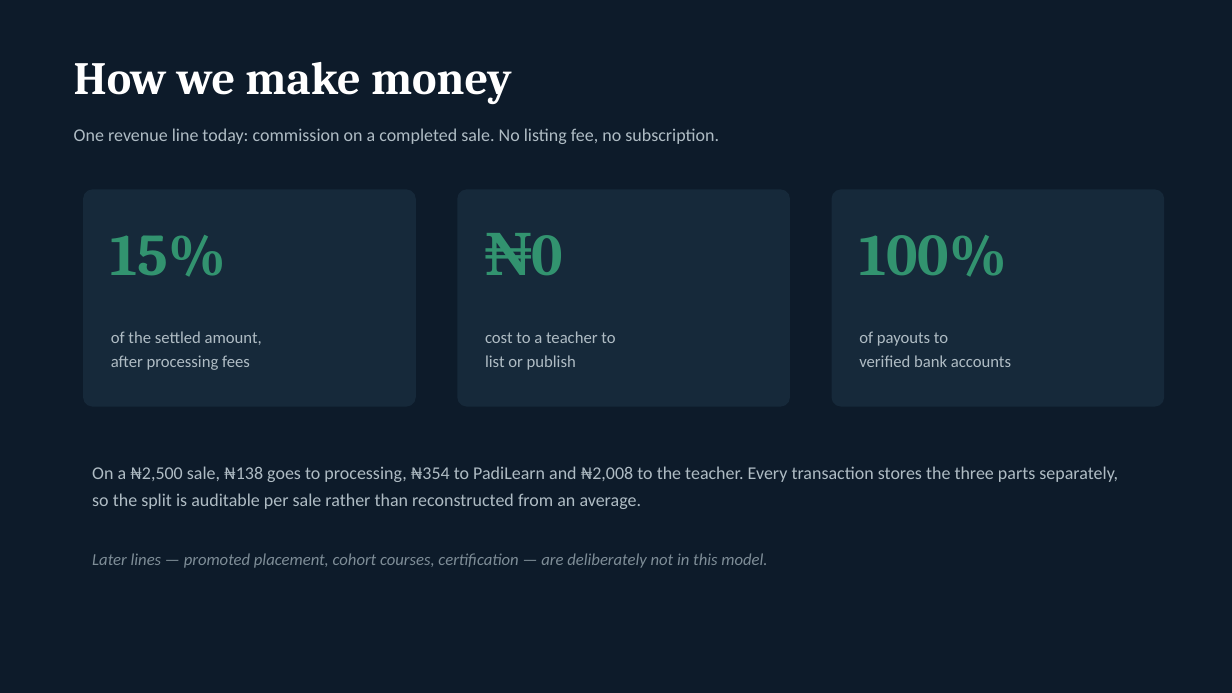
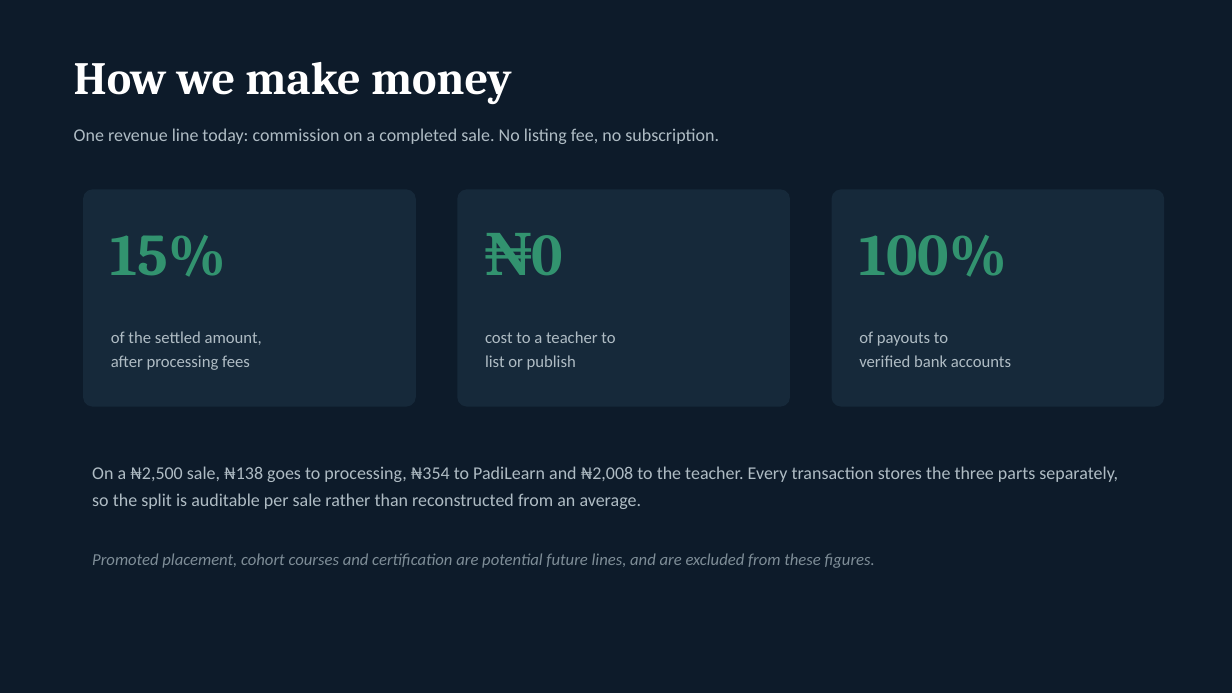
Before and after one commit to Usmandankama/padi_learn, a slide deck: slide 5 of docs/decks/PadiLearn-Investor-Pitch.pptx. Drawn at 1232x693 pixels with LibreOffice and Linux fonts; fonts in the diff are those of the drawing. Boxes give left, top, right and bottom in pixels: in the first picture for what was removed or moved away, otherwise in the second. Text is boxed around its words. In the diff, an @@ line names an element or a change of style, - is before the commit and + after.

```diff
--- a/docs/decks/PadiLearn-Investor-Pitch.pptx
+++ b/docs/decks/PadiLearn-Investor-Pitch.pptx
@@ text at bbox=[92, 553, 875, 568]: text changed @@
-Later lines — promoted placement, cohort courses, certification — are deliberately not in this model.
+Promoted placement, cohort courses and certification are potential future lines, and are excluded from these figures.
```
Also in this commit, not shown: 5 other slides changed, 3 slides added, 3 slides removed, 2 other files.
